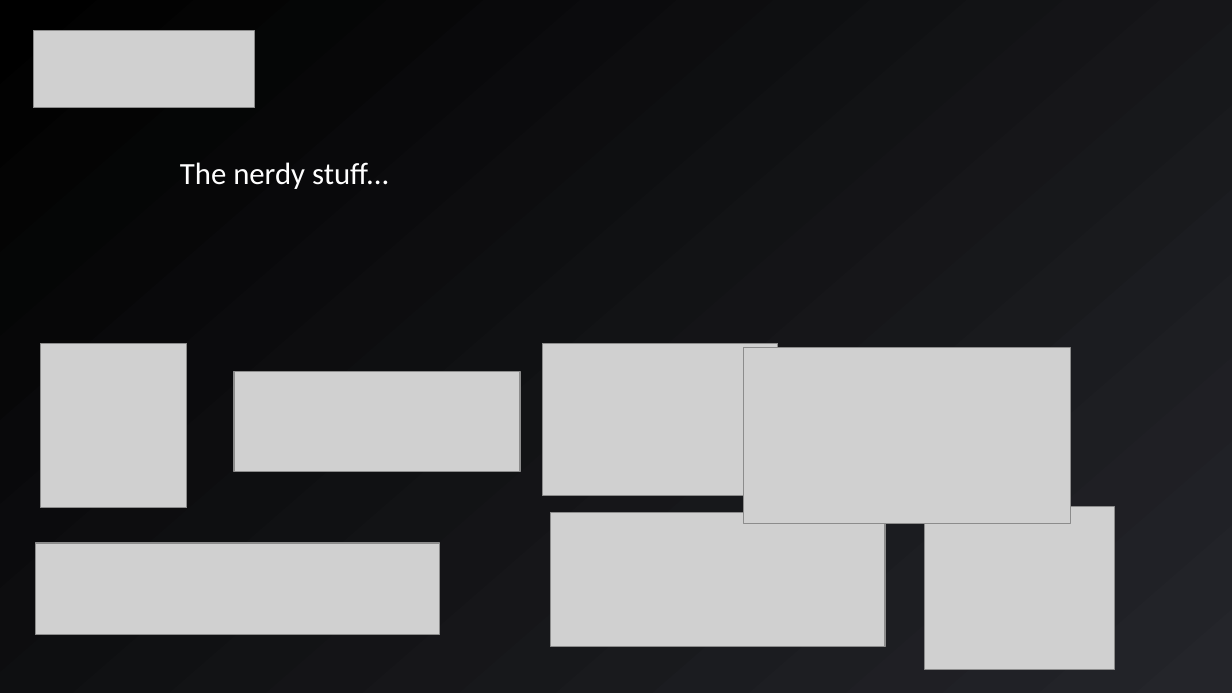
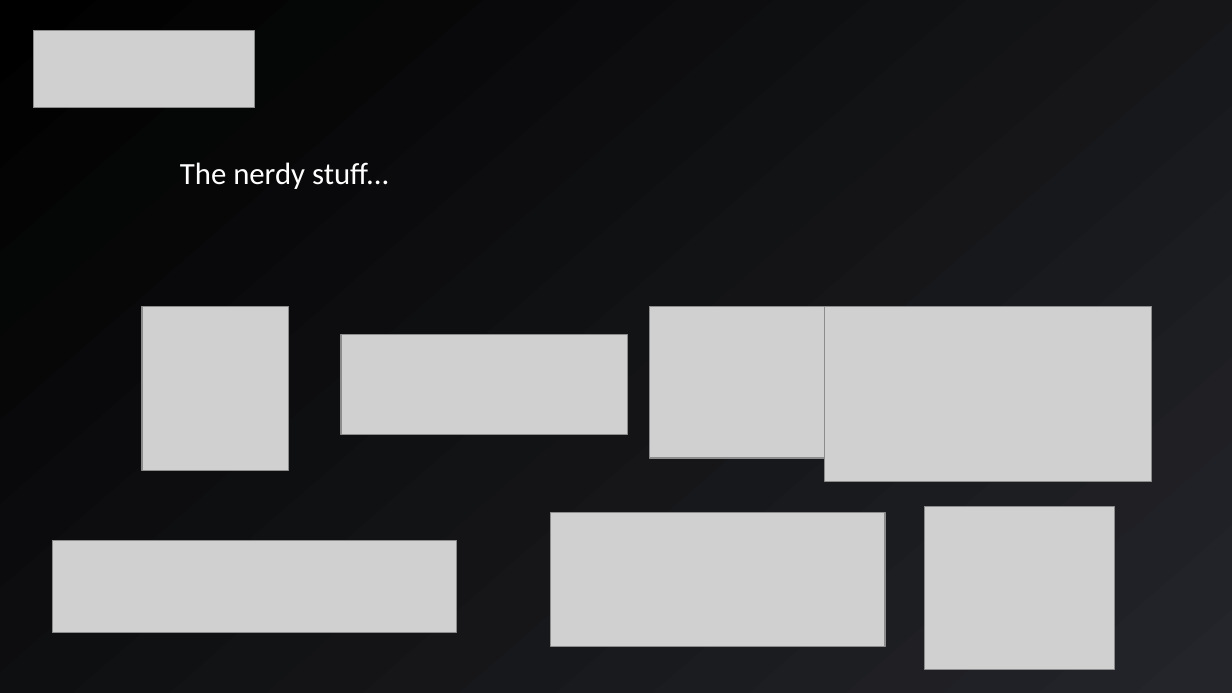
Before and after one commit to gtg489w/GlobalPaymentsHackathon, a slide deck: slide 7 of presentation/GP Hackathon - Hitch - Presentation.pptx. Drawn at 1232x693 pixels with LibreOffice and Linux fonts; fonts in the diff are those of the drawing; grey boxes stand for pictures. Boxes give left, top, right and bottom in pixels: in the first picture for what was removed or moved away, otherwise in the second. Text is boxed around its words. In the diff, an @@ line names an element or a change of style, - is before the commit and + after.

```diff
--- a/presentation/GP Hackathon - Hitch - Presentation.pptx
+++ b/presentation/GP Hackathon - Hitch - Presentation.pptx
@@ picture: place and size @@
-picture at [41,344,187,508]
+picture at [142,307,288,471]
@@ picture: place and size @@
-picture at [542,344,777,495]
+picture at [649,307,885,458]
@@ picture: place and size @@
-picture at [744,347,1071,522]
+picture at [825,307,1152,482]
@@ picture: place and size @@
-picture at [234,372,520,472]
+picture at [341,335,627,435]
@@ picture: place and size @@
-picture at [36,543,440,634]
+picture at [53,541,457,632]
```
Also in this commit, not shown: 2 slides added, 2 other files.
